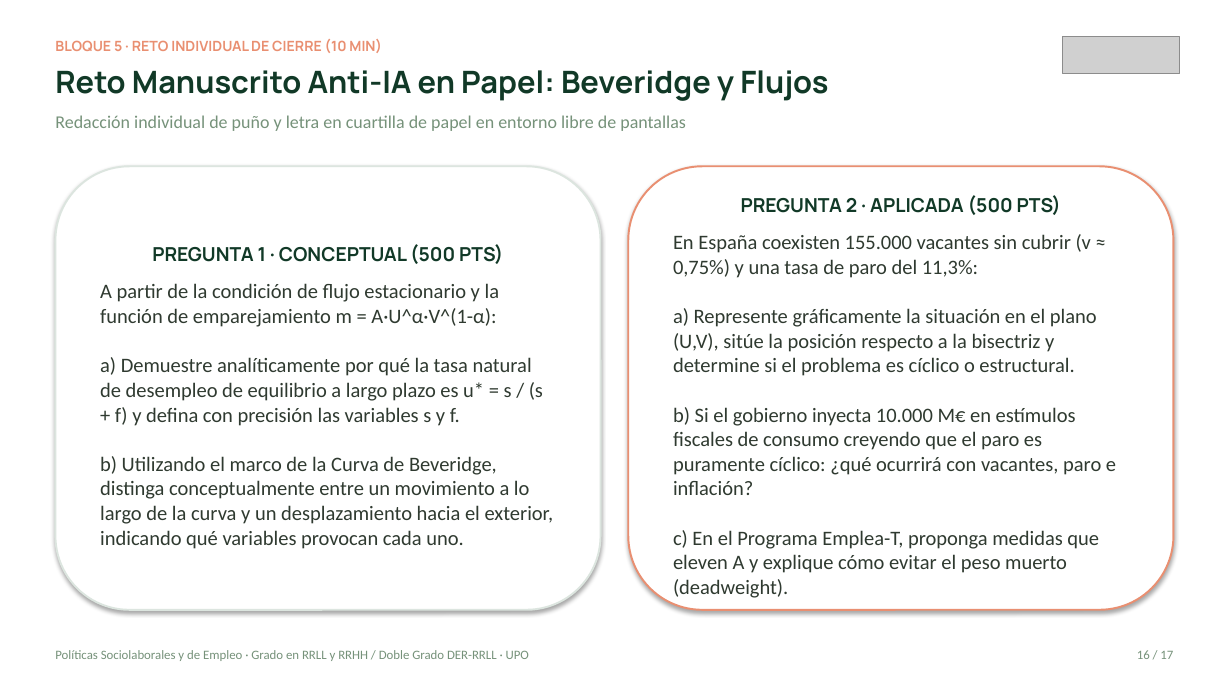
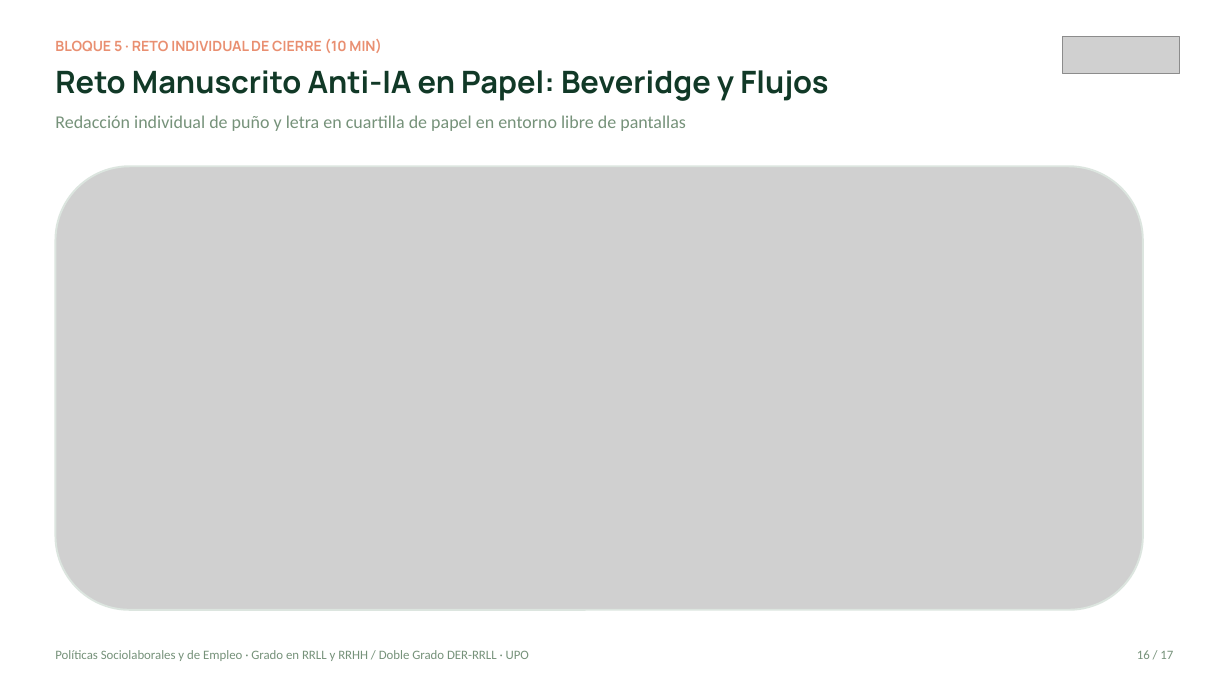
Before and after one commit to mhidper/PSSLL2627, a slide deck: slide 17 of Temas EB/Sesiones EB/Sesion 05/Sesion 05 - La Curva de Beveridge y Emparejamiento Laboral.pptx. Drawn at 1232x693 pixels with LibreOffice and Linux fonts; fonts in the diff are those of the drawing; grey boxes stand for pictures. Boxes give left, top, right and bottom in pixels: in the first picture for what was removed or moved away, otherwise in the second. Text is boxed around its words. In the diff, an @@ line names an element or a change of style, - is before the commit and + after.

```diff
--- a/Temas EB/Sesiones EB/Sesion 05/Sesion 05 - La Curva de Beveridge y Emparejamiento Laboral.pptx
+++ b/Temas EB/Sesiones EB/Sesion 05/Sesion 05 - La Curva de Beveridge y Emparejamiento Laboral.pptx
@@ rounded rectangle removed at <box>55,166,601,610</box> @@
-PREGUNTA 1 · CONCEPTUAL (500 PTS)
-A partir de la condición de flujo estacionario y la función de emparejamiento m = A·U^α·V^(1-α):
-a) Demuestre analíticamente por qué la tasa natural de desempleo de equilibrio a largo plazo es u* = s / (s + f) y defina con precisión las variables s y f.
-b) Utilizando el marco de la Curva de Beveridge, distinga conceptualmente entre un movimiento a lo largo de la curva y un desplazamiento hacia el exterior, indicando qué variables provocan cada uno.
@@ picture added at <box>55,166,1143,610</box> @@
@@ rounded rectangle removed at <box>628,166,1174,610</box> @@
-PREGUNTA 2 · APLICADA (500 PTS)
-En España coexisten 155.000 vacantes sin cubrir (v ≈ 0,75%) y una tasa de paro del 11,3%:
-a) Represente gráficamente la situación en el plano (U,V), sitúe la posición respecto a la bisectriz y determine si el problema es cíclico o estructural.
-b) Si el gobierno inyecta 10.000 M€ en estímulos fiscales de consumo creyendo que el paro es puramente cíclico: ¿qué ocurrirá con vacantes, paro e inflación?
-c) En el Programa Emplea-T, proponga medidas que eleven A y explique cómo evitar el peso muerto (deadweight).
```
Also in this commit, not shown: 4 other slides changed, 13 other files.
